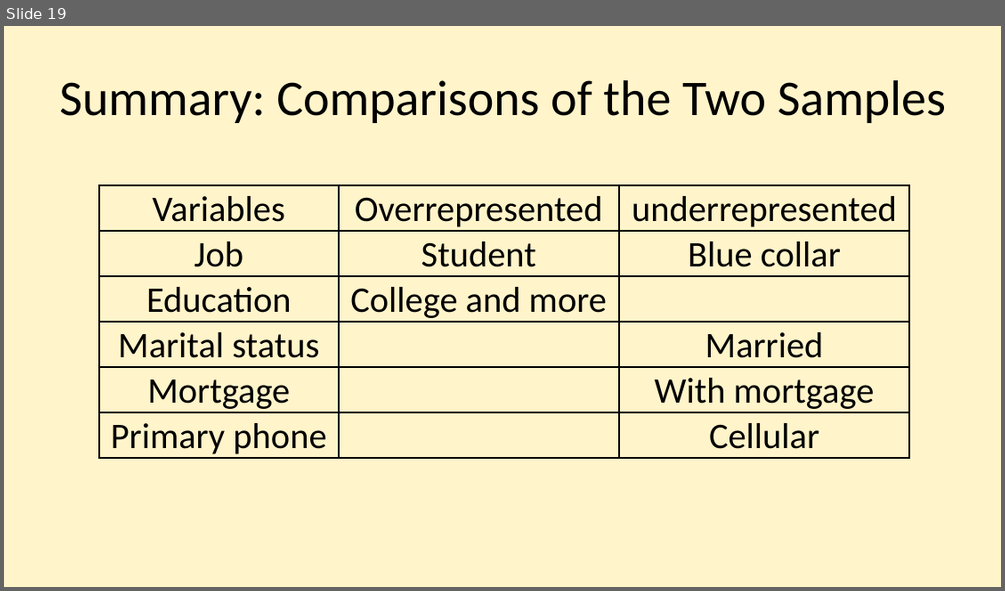
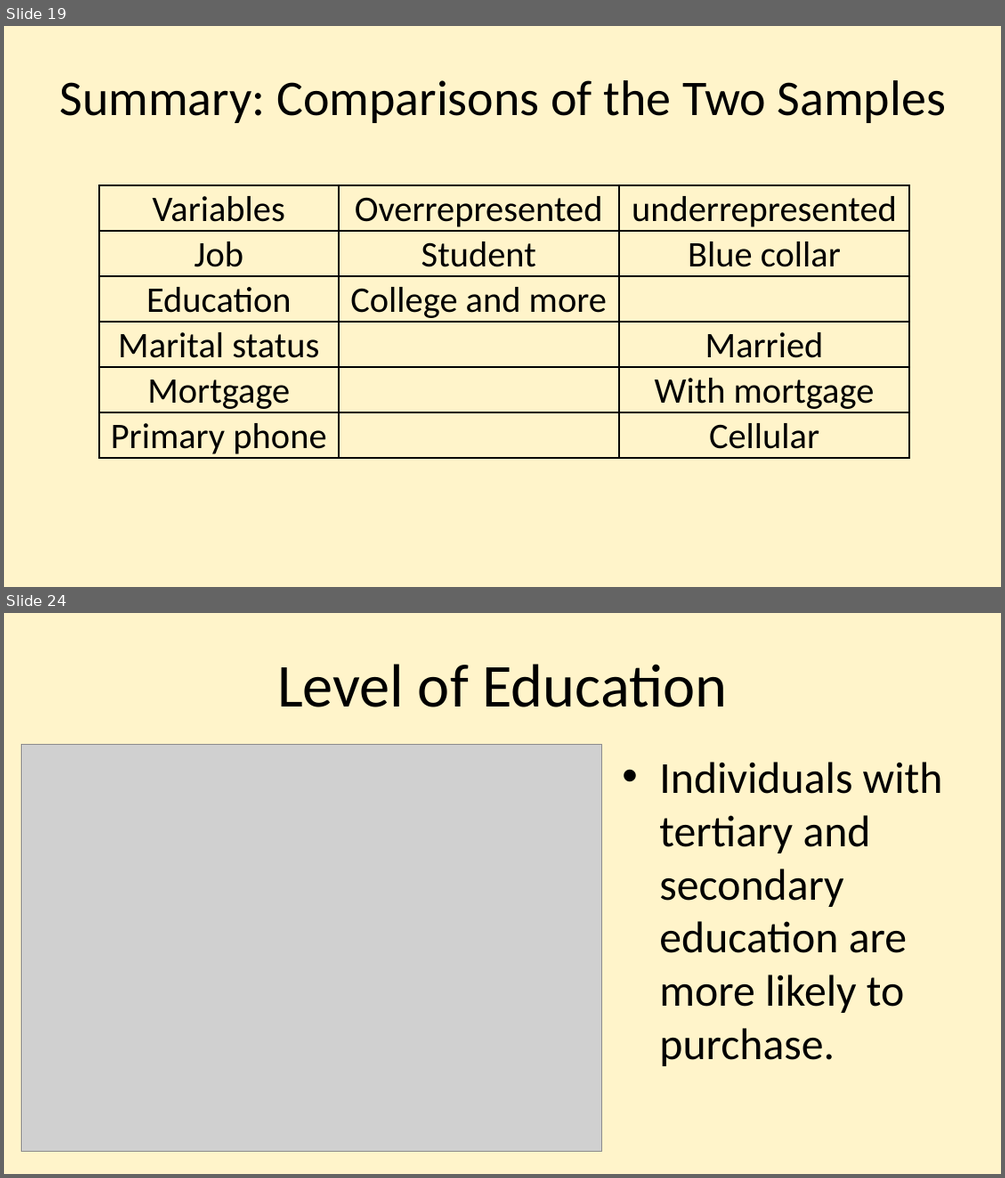
Before and after one commit to njmobley/Practicum-2, a slide deck: Practicum 2 presentation Nijia.pptx. Shown one above the other, each under a label of ours: slide 19 before the commit, slides 19 and 24 after it; the slides between them are not shown. The pictures are 1005x591 and 1005x1178 pixels, drawn with LibreOffice and Linux fonts; fonts in the diff are those of the drawing; grey boxes stand for pictures. Boxes give left, top, right and bottom in pixels: in the first picture for what was removed or moved away, otherwise in the second. Text is boxed around its words. In the diff, an @@ line names an element or a change of style, - is before the commit and + after.

```diff
--- a/Practicum 2 presentation Nijia.pptx
+++ b/Practicum 2 presentation Nijia.pptx
@@ slide 24 added at (4, 613, 1001, 1174), background #FFF4CA @@
@@ title added at (277, 664, 727, 707), 44 pt, text #000000 @@
+Level of Education
@@ picture added at (22, 744, 602, 1151) @@
@@ text added at (659, 762, 943, 1066), 32 pt, text #000000 @@
+• Individuals with tertiary and secondary education are more likely to purchase.
```
Also in this commit, not shown: 11 other slides added.
